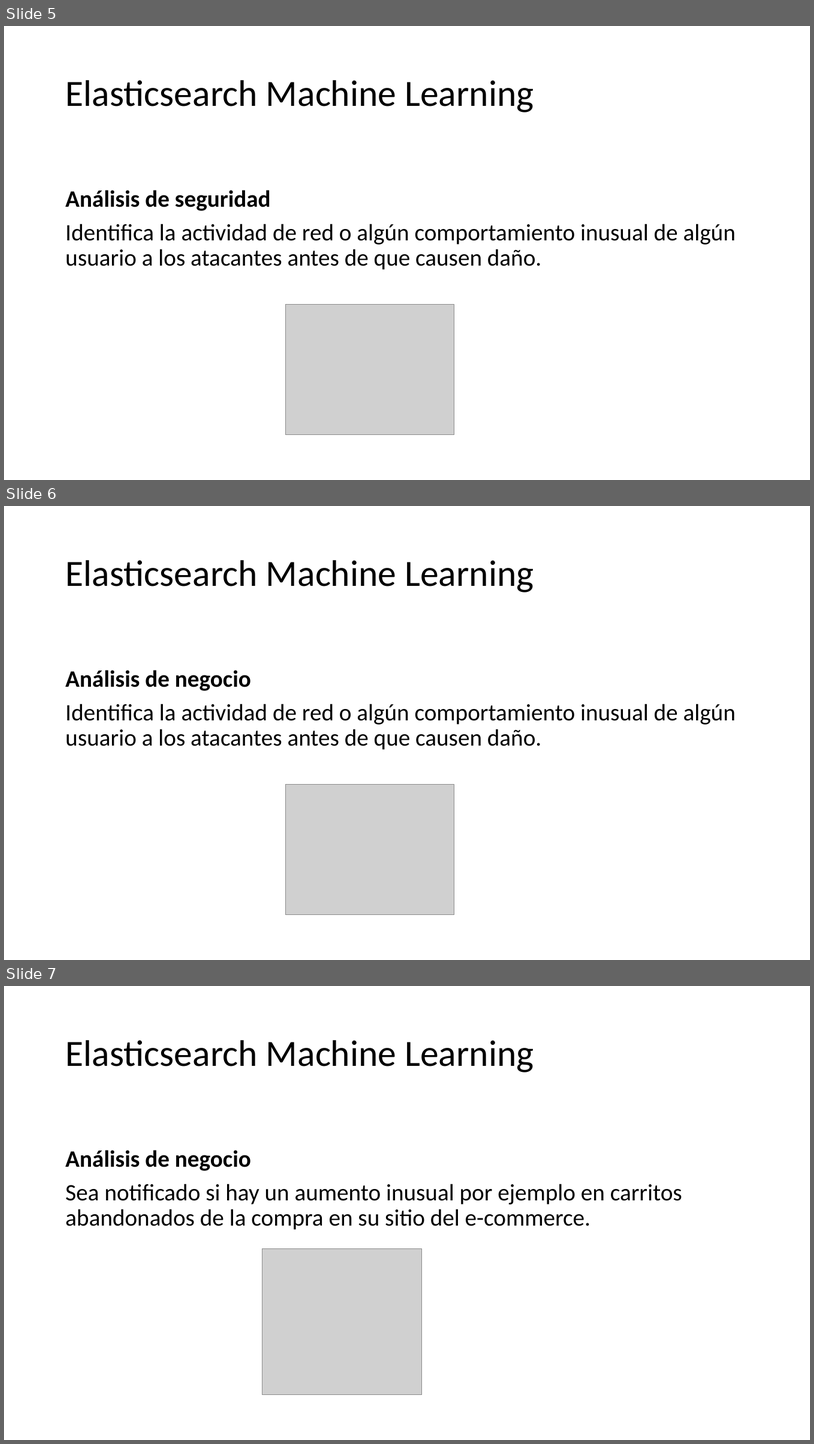
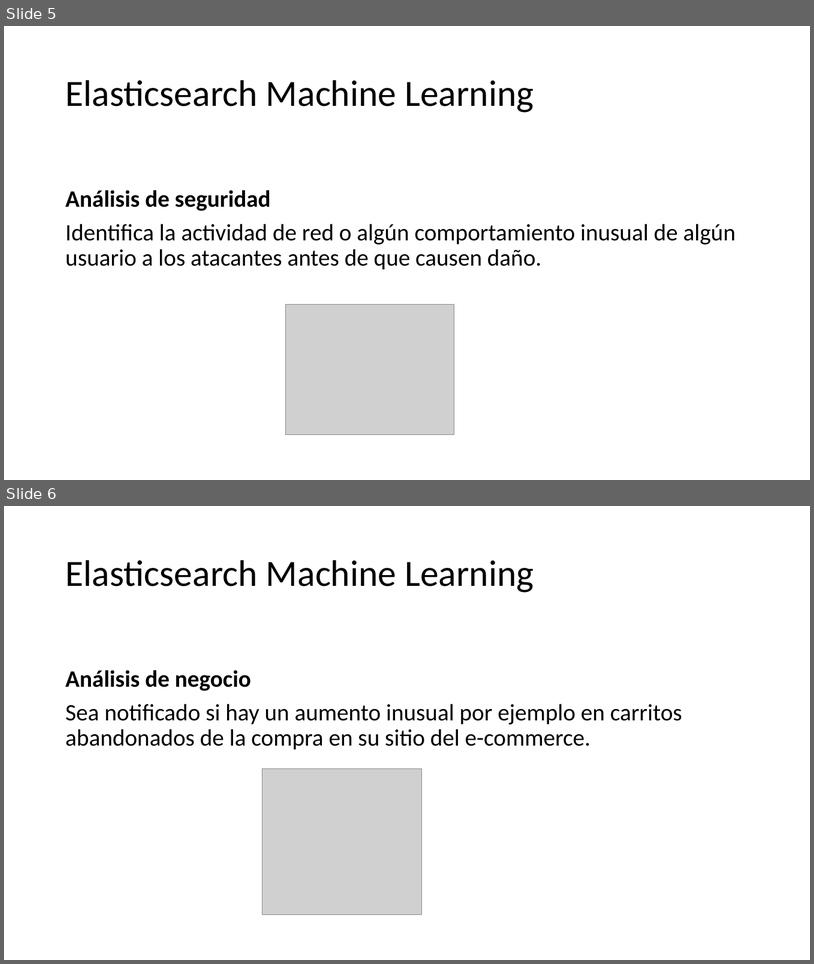
Before and after one commit to danielrpg/searchEngineAPI, a slide deck: document/articulo1.pptx. Shown one above the other, each under a label of ours: slides 5, 6 and 7 before the commit, slides 5 and 6 after it. The pictures are 814x1444 and 814x964 pixels, drawn with LibreOffice and Linux fonts; fonts in the diff are those of the drawing; grey boxes stand for pictures. Boxes give left, top, right and bottom in pixels: in the first picture for what was removed or moved away, otherwise in the second. Text is boxed around its words. In the diff, an @@ line names an element or a change of style, - is before the commit and + after.

```diff
--- a/document/articulo1.pptx
+++ b/document/articulo1.pptx
@@ slide 6 removed at (4,506,810,960), background #FFFFFF @@
@@ title removed at (65,560,534,592) @@
-Elasticsearch Machine Learning
@@ text removed at (65,670,736,750) @@
-Análisis de negocio
-Identifica la actividad de red o algún comportamiento inusual de algún usuario a los atacantes antes de que causen daño.
@@ picture removed at (285,784,454,915) @@
@@ what was slide 7 is now slide 6 @@
```
Also in this commit, not shown: 21 other files.
